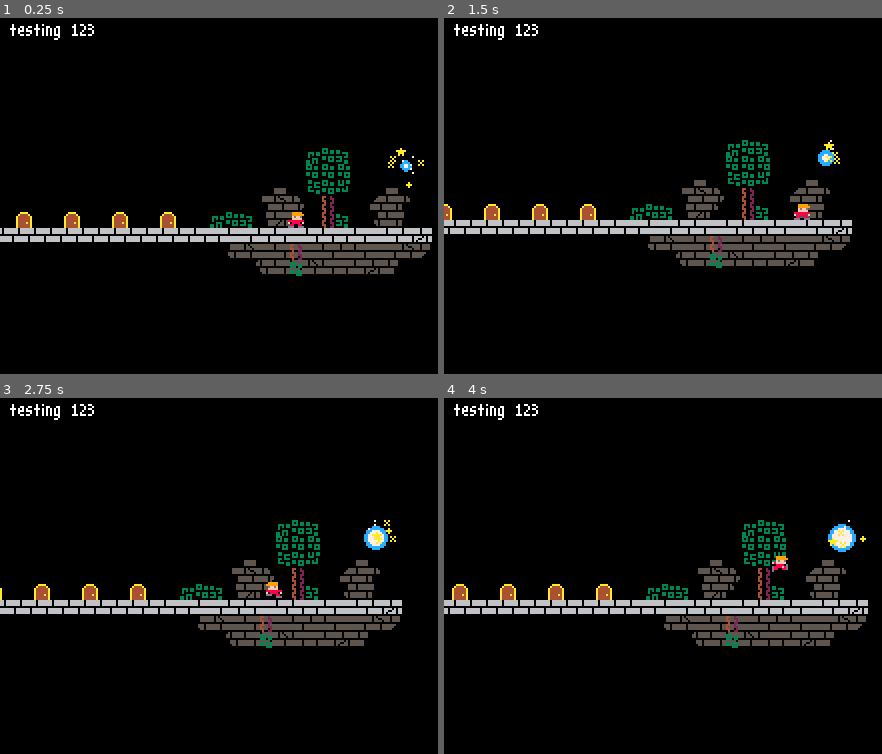
Above: before the commit, frames 1-4 (two rows, left to right).
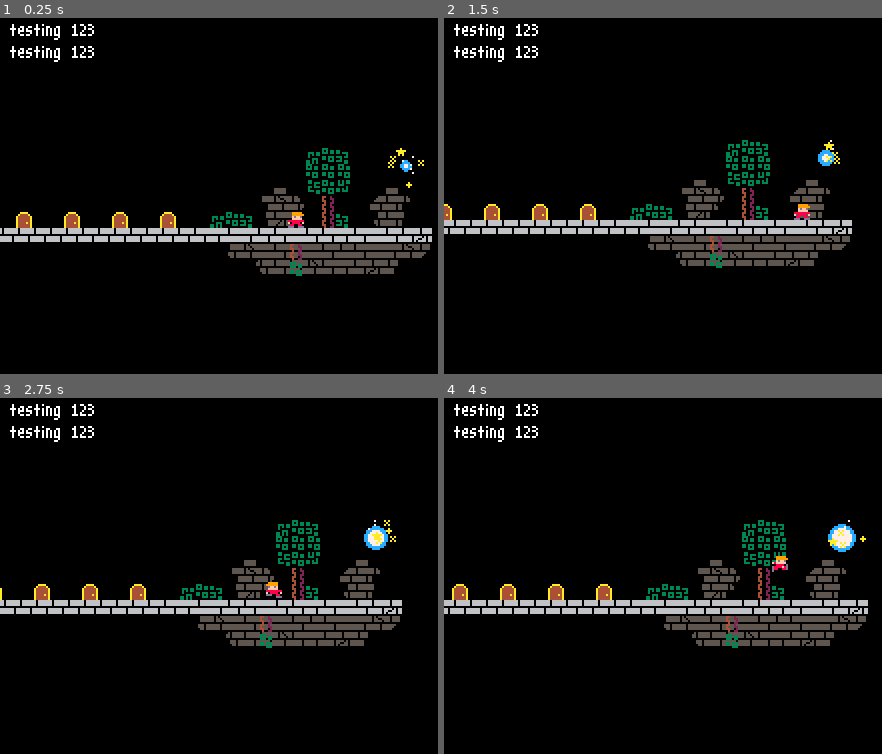
Above: after the commit, the same moments.

Repository: HarmonyHoney/tiny_crate
Game: Godot game, scene res://Map/hub.tscn
Two runs of this game, one before a commit and one after it. Both use one fixed random seed, a clock stepped at 60 frames per second and the inputs below.
Inputs (mouse positions are in pixels of both pictures, inside the frame that each line leads up to):
- Up to frame 1 (0.25 s): no input
- Up to frame 2 (1.5 s): tap Enter at 0.5 s; move the mouse to (outside the picture) at 0.52 s; hold Right (right) 0.53-1.25 s; tap X (action) at 0.6 s; click (outside the picture) at 0.67 s; tap Z (jump) at 0.77 s; drag from (636, 210) to (733, 267) at 1.27 s
- Up to frame 3 (2.75 s): move the mouse to (385, 494) at 2.02 s; hold Left (left) from 2.03 s (still down); tap X (action) at 2.1 s
- Up to frame 4 (4 s): release Left (left) at 2.75 s; drag from (733, 647) to (571, 519) at 2.77 s; move the mouse to (outside the picture) at 3.52 s; hold Right (right) from 3.53 s (still down); tap X (action) at 3.6 s; tap Z (jump) at 3.77 s

The runs differ from the first frame. In frame 1, 0.2% of the frame differs, in the area x 2-22%, y 7-13%; in frame 2, 0.2%; in frame 3, 0.2%; in frame 4, 0.2%.

Commit message:
save data wip

Diff:
--- a/Map/map1.tscn
+++ b/Map/map1.tscn
@@ -10,6 +10,7 @@
 
 [node name="Stage" type="Node2D"]
 script = ExtResource( 1 )
+stage_name = "1-2"
 
 [node name="SolidTileMap" parent="." instance=ExtResource( 3 )]
 tile_data = PoolIntArray( 65528, 0, 65538, 65529, 0, 65536, 65530, 0, 65538, 65531, 0, 196609, 65532, 0, 65538, 65533, 0, 1, 2, 0, 65538, 3, 0, 65536, 4, 0, 1, 5, 0, 196608, 6, 0, 65538, 7, 0, 65536, 131069, 0, 131073, 131070, 0, 1, 131071, 0, 65536, 65536, 0, 65538, 65537, 0, 2, 65538, 0, 196609 )
--- a/Map/map2.tscn
+++ b/Map/map2.tscn
@@ -11,6 +11,7 @@
 
 [node name="Stage" type="Node2D"]
 script = ExtResource( 3 )
+stage_name = "1-3"
 
 [node name="SolidTileMap" parent="." instance=ExtResource( 5 )]
 tile_data = PoolIntArray( 65530, 0, 65538, 65531, 0, 65536, 65532, 0, 131074, 65533, 0, 1, 65534, 0, 1, 65535, 0, 65537, 0, 0, 1, 1, 0, 196608, 2, 0, 65538, 3, 0, 65536, 4, 0, 2, 5, 0, 65536 )
--- a/Map/map3.tscn
+++ b/Map/map3.tscn
@@ -9,13 +9,9 @@
 [ext_resource path="res://Scene/Stage/SpikeTileMap.tscn" type="PackedScene" id=7]
 [ext_resource path="res://Scene/Actor/Exit.tscn" type="PackedScene" id=8]
 
-
-
-
-
-
 [node name="Stage" type="Node2D"]
 script = ExtResource( 5 )
+stage_name = "1-4"
 
 [node name="SolidTileMap" parent="." instance=ExtResource( 4 )]
 tile_data = PoolIntArray( -131070, 0, 1, -131069, 0, 196610, -131068, 0, 1, -131067, 0, 131074, -131066, 0, 65536, -65534, 0, 1, 65530, 0, 65538, 65531, 0, 131072, 65532, 0, 65537, 65533, 0, 1, 65534, 0, 65536, 65535, 0, 65538, 0, 0, 65536, 1, 0, 65538, 2, 0, 196608 )
--- a/Map/map4.tscn
+++ b/Map/map4.tscn
@@ -9,13 +9,9 @@
 [ext_resource path="res://Scene/Stage/SpikeTileMap.tscn" type="PackedScene" id=7]
 [ext_resource path="res://Scene/Actor/Exit.tscn" type="PackedScene" id=8]
 
-
-
-
-
-
 [node name="Stage" type="Node2D"]
 script = ExtResource( 5 )
+stage_name = "1-5"
 
 [node name="SolidTileMap" parent="." instance=ExtResource( 4 )]
 tile_data = PoolIntArray( -327678, 0, 131074, -327677, 0, 65537, -327676, 0, 0, -327675, 0, 65538, -327674, 0, 65536, - …(222 unchanged characters)…
--- a/Map/map5.tscn
+++ b/Map/map5.tscn
@@ -9,13 +9,9 @@
 [ext_resource path="res://Scene/Actor/Player.tscn" type="PackedScene" id=7]
 [ext_resource path="res://Script/Stage/Stage.gd" type="Script" id=8]
 
-
-
-
-
-
 [node name="Stage" type="Node2D"]
 script = ExtResource( 8 )
+stage_name = "1-6"
 
 [node name="SolidTileMap" parent="." instance=ExtResource( 2 )]
 tile_data = PoolIntArray( 65526, 0, 1, 65527, 0, 65538, 65528, 0, 0, 65529, 0, 196609, 65530, 0, 65536, 65531, 0, 0, 65 …(224 unchanged characters)…
--- a/Map/map6.tscn
+++ b/Map/map6.tscn
@@ -9,13 +9,9 @@
 [ext_resource path="res://Scene/Actor/Player.tscn" type="PackedScene" id=7]
 [ext_resource path="res://Script/Stage/Stage.gd" type="Script" id=8]
 
-
-
-
-
-
 [node name="Stage" type="Node2D"]
 script = ExtResource( 8 )
+stage_name = "1-7"
 
 [node name="SolidTileMap" parent="." instance=ExtResource( 2 )]
 tile_data = PoolIntArray( -262145, 0, 65538, -327680, 0, 196609, 131069, 0, 131074, 131070, 0, 2, 131071, 0, 65536, 655 …(242 unchanged characters)…
--- a/Scene/AutoLoad/HUD.tscn
+++ b/Scene/AutoLoad/HUD.tscn
@@ -16,3 +16,14 @@
 __meta__ = {
 "_edit_use_anchors_": false
 }
+
+[node name="Death" type="Label" parent="."]
+margin_left = 5.0
+margin_top = 16.0
+margin_right = 77.0
+margin_bottom = 24.0
+custom_fonts/font = ExtResource( 1 )
+text = "testing 123"
+__meta__ = {
+"_edit_use_anchors_": false
+}
--- a/Script/Actor/Player.gd
+++ b/Script/Actor/Player.gd
@@ -244,6 +244,7 @@
 	Shared.start_reset()
 	queue_free()
 	dev.out(name + " died")
+	Shared.death()
 
 func win():
 	# explosion
@@ -260,7 +261,7 @@
 	Shared.start_reset("hub")
 	queue_free()
 	dev.out("map complete")
-	Shared.stage.stop_timer()
+	Shared.win()
 
 func open_door():
 	# explosion
--- a/Script/AutoLoad/HUD.gd
+++ b/Script/AutoLoad/HUD.gd
@@ -1,6 +1,8 @@
 extends CanvasLayer
 
 var node_timer : Label
+var node_death : Label
 
 func _ready():
 	node_timer = $Timer
+	node_death = $Death
--- a/Script/AutoLoad/Shared.gd
+++ b/Script/AutoLoad/Shared.gd
@@ -1,5 +1,4 @@
 extends Node
-
 
 var node_map_solid : TileMap
 var node_map_spike : TileMap
@@ -12,20 +11,21 @@
 var reset_time := 1.0
 
 var _window_scale := 1.0
+var map_name := "hub"
+var hub_pos := Vector2(-16, -16)
+var death_count := 0
 
-var map_name := "hub"
-
-var hub_pos := Vector2(-16, -16)
+var stage_data = []
 
 func _ready():
-
 	# _window_scale window
 	_window_scale = floor(OS.get_screen_size().x / get_viewport().size.x)
-	_window_scale = max(1, _window_scale- 2)
+	_window_scale = max(1, _window_scale - 2)
 	set_window_scale()
 
-	#OS.window_size = Vector2(1920, 1080)
-	#OS.set_window_position(OS.get_screen_size() * 0.5 - OS.get_window_size() * 0.5)
+	# load stage save data
+	stage_data = JSON.parse(load_data("box.save")).result
+	dev.out(JSON.print(stage_data, "\t"))
 
 func set_window_scale(arg := _window_scale):
 	_window_scale = arg if arg else _window_scale
@@ -33,8 +33,6 @@
 	OS.window_size = Vector2(320 * _window_scale, 180 * _window_scale)
 	# center window
 	OS.set_window_position(OS.get_screen_size() * 0.5 - OS.get_window_size() * 0.5)
-
-	#print("_window_scale: ", _window_scale, " - ", OS.get_window_size())
 	return "_window_scale: " + str(_window_scale) + " - resolution: " + str(OS.get_window_size())
 
 func _process(delta):
@@ -42,10 +40,7 @@
 	if is_reset:
 		reset_clock -= delta
 		if reset_clock < 0:
-			is_reset = false
-			dev.out("loading scene: " + "res://Map/" + map_name + ".tscn")
-			get_tree().change_scene("res://Map/" + map_name + ".tscn")
-			#get_tree().reload_current_scene()
+			do_reset()
 
 func start_reset(arg = ""):
 	if !is_reset:
@@ -53,3 +48,48 @@
 		reset_clock = reset_time
 		if arg:
 			map_name = arg
+
+func do_reset():
+	is_reset = false
+	dev.out("loading scene: " + "res://Map/" + map_name + ".tscn")
+	get_tree().change_scene("res://Map/" + map_name + ".tscn")
+
+func death():
+	death_count += 1
+	HUD.node_death.text = "deaths: " + str(death_count)
+
+func win():
+	if stage:
+		stage.stop_timer()
+
+		var new_data = {
+			"name": stage.stage_name,
+			"time": stage.timer,
+			"death": death_count,
+		}
+
+		for i in stage_data:
+			if i["name"] == new_data["name"]:
+				stage_data.erase(i)
+		stage_data.append(new_data)
+
+	save_data("box.save", JSON.print(stage_data, "\t"))
+	dev.out("(box.save)")
+	dev.out(load_data("box.save"))
+
+	death_count = 0
+
+func save_data(fname,  arg):
+	var file = File.new()
+	file.open("user://" + str(fname), File.WRITE)
+	file.store_string(arg)
+	file.close()
+	#dev.out("(Shared.save) user://box.save")
+	#dev.out("[\n" + str(arg) + "\n]")
+
+func load_data(fname):
+	var file = File.new()
+	file.open("user://" + str(fname), File.READ)
+	var content = file.get_as_text()
+	file.close()
+	return content
--- a/Script/Stage/Stage.gd
+++ b/Script/Stage/Stage.gd
@@ -1,5 +1,7 @@
 extends Node2D
 class_name Stage
+
+export var stage_name := "1-1"
 
 var timer := 0.0
 var is_timer = true
